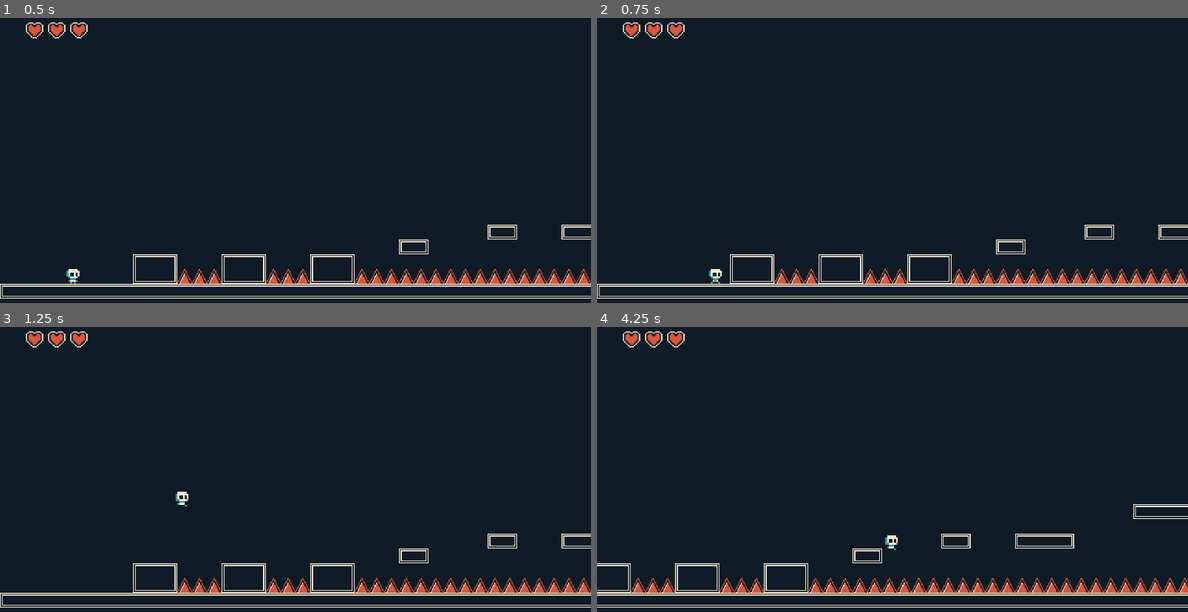
Above: before the commit, frames 1-4 (two rows, left to right).
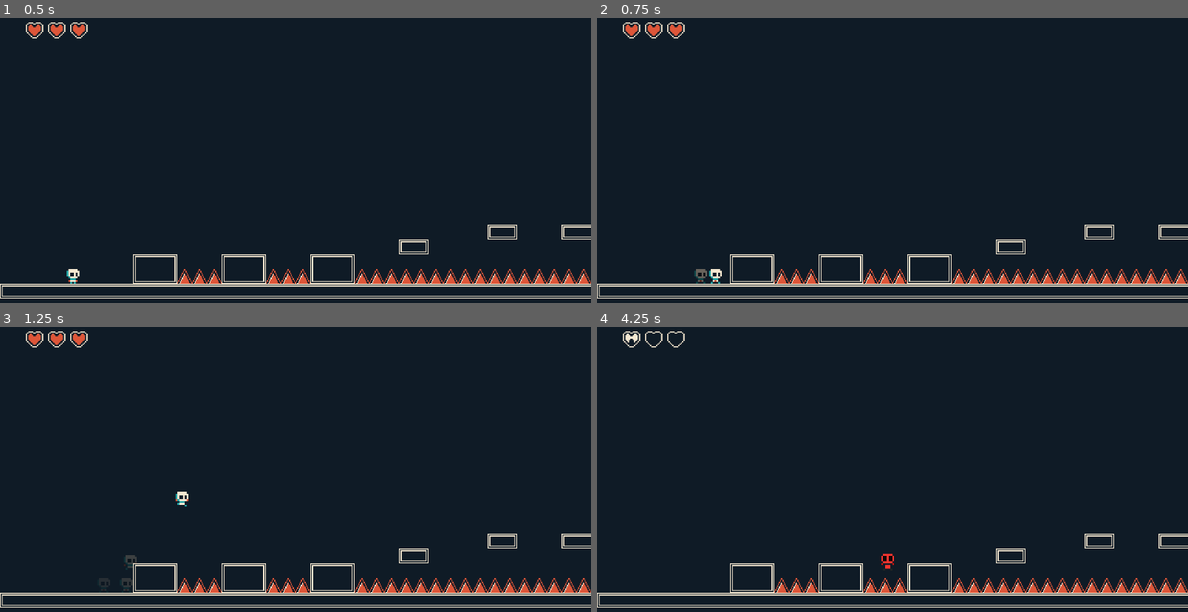
Above: after the commit, the same moments.

Repository: Vicenthresh/2d-platformer
Game: Godot game, scene res://levels/level.tscn
Two runs of this game, one before a commit and one after it. Both use one fixed random seed, a clock stepped at 60 frames per second and the inputs below.
Inputs:
- Up to frame 1 (0.5 s): no input
- Up to frame 2 (0.75 s): tap Enter (ui_accept) at 0.5 s; hold Right (ui_right) from 0.53 s (still down); tap Shift (dash) at 0.6 s
- Up to frame 3 (1.25 s): keep holding Right (ui_right); tap W (jump) at 0.77, 0.8, 1.07 s
- Up to frame 4 (4.25 s): tap W (jump) at 1.35, 1.52, 1.82, 2.3, 3.02, 3.32, 3.6, 3.77, 4.07 s; tap Shift (dash) at 1.55, 2.1, 2.85 s; release Right (ui_right) at 2.03 s; hold Left (ui_left) 2.03-2.78 s; hold Right (ui_right) from 2.78 s (still down)

Frame 1 is identical in both runs. In frame 2, less than 0.1% of the frame differs, in the area x 16-19%, y 88-94%; in frame 3, less than 0.1%; in frame 4, 4.4%, in the area x 0-100%, y 2-99%.

Commit message:
ghost effect

Diff:
--- /dev/null
+++ b/Ghost.gd
@@ -0,0 +1,25 @@
+extends Node2D
+@onready var animated = $animated
+
+func _ready():
+	ghosting()
+
+func set_properties(tx_pos, tx_scale, sprite_frames, animation,  frame, flip):
+	animated = get_node("animated")
+	position = tx_pos + Vector2(0, -4)
+	scale = tx_scale * 2
+	animated.sprite_frames = sprite_frames
+	animated.play(animation)
+	animated.frame = frame
+	animated.stop()
+	animated.flip_h = flip
+	#sprite_2d.frame = frame
+
+func ghosting():
+	var tween_fade = get_tree().create_tween()
+
+	tween_fade.tween_property(animated, 'self_modulate', Color(1, 1, 1, 0), 0.75)
+
+	await tween_fade.finished
+
+	queue_free()
--- /dev/null
+++ b/Player/ghost.tscn
@@ -0,0 +1,10 @@
+[gd_scene load_steps=2 format=3 uid="uid://bq6fn7pvlhc5b"]
+
+[ext_resource type="Script" path="res://Ghost.gd" id="2_8skxd"]
+
+[node name="Ghost" type="Node2D"]
+modulate = Color(0.458405, 0.458405, 0.458405, 1)
+show_behind_parent = true
+script = ExtResource("2_8skxd")
+
+[node name="animated" type="AnimatedSprite2D" parent="."]
--- a/Player/player.gd
+++ b/Player/player.gd
@@ -6,7 +6,12 @@
 @export var JUMP_VELOCITY: float = -300.0
 @export var max_running_speed: float = 180
 @export var max_air_speed: float = max_running_speed * 0.9
-@export var coyote_time: float = 0.1
+@export var coyote_time: float = 0.05
+
+# Ghost
+@export var ghost_node : PackedScene
+@onready var ghost_timer = $GhostTimer
+
 
 var direction
 var knockback: = Vector2.ZERO
@@ -74,6 +79,7 @@
 			can_jump = false
 
 	if Input.is_action_just_pressed("dash") and can_dash:
+		ghost_timer.start()
 		if (animSprite.flip_h):
 			dash_direction = Vector2(-1,0)
 		else:
@@ -83,6 +89,7 @@
 		can_dash = false
 		dashing = true
 		await get_tree().create_timer(0.3).timeout
+		ghost_timer.stop()
 		dashing = false
 
 	# Get the input direction and handle the movement/deceleration.
@@ -147,3 +154,12 @@
 
 func coyoteTimeout():
 	can_jump = false
+
+func add_ghost():
+	var ghost = ghost_node.instantiate()
+	ghost.set_properties(position, animSprite.scale, animSprite.sprite_frames, animSprite.animation, animSprite.frame, animSprite.flip_h)
+	get_tree().current_scene.add_child(ghost)
+
+
+func _on_ghost_timer_timeout():
+	add_ghost()
--- a/Player/player.tscn
+++ b/Player/player.tscn
@@ -1,7 +1,8 @@
-[gd_scene load_steps=16 format=3 uid="uid://b28qtdgpgwah2"]
+[gd_scene load_steps=19 format=3 uid="uid://b28qtdgpgwah2"]
 
 [ext_resource type="Script" path="res://Player/player.gd" id="1_ihejy"]
 [ext_resource type="Texture2D" uid="uid://c2el2t3a48x03" path="res://assets/player2-Sheet.png" id="2_8sp6c"]
+[ext_resource type="PackedScene" uid="uid://bq6fn7pvlhc5b" path="res://Player/ghost.tscn" id="2_yc8pk"]
 [ext_resource type="AudioStream" uid="uid://ci7v1myhwxlb4" path="res://assets/sounds/Bleep_01.wav" id="3_j3wwl"]
 [ext_resource type="AudioStream" uid="uid://cfuwoee4wbnvy" path="res://assets/sounds/Bleep_04.wav" id="3_jrfsn"]
 
@@ -9,9 +10,17 @@
 radius = 1.5
 height = 6.5
 
+[sub_resource type="AtlasTexture" id="AtlasTexture_u4wqu"]
+atlas = ExtResource("2_8sp6c")
+region = Rect2(32, 64, 16, 16)
+
 [sub_resource type="AtlasTexture" id="AtlasTexture_f2owg"]
 atlas = ExtResource("2_8sp6c")
 region = Rect2(0, 64, 16, 16)
+
+[sub_resource type="AtlasTexture" id="AtlasTexture_xqm6p"]
+atlas = ExtResource("2_8sp6c")
+region = Rect2(16, 64, 16, 16)
 
 [sub_resource type="AtlasTexture" id="AtlasTexture_whybk"]
 atlas = ExtResource("2_8sp6c")
@@ -49,11 +58,17 @@
 animations = [{
 "frames": [{
 "duration": 1.0,
+"texture": SubResource("AtlasTexture_u4wqu")
+}, {
+"duration": 1.0,
 "texture": SubResource("AtlasTexture_f2owg")
+}, {
+"duration": 1.0,
+"texture": SubResource("AtlasTexture_xqm6p")
 }],
 "loop": false,
 "name": &"damage",
-"speed": 5.0
+"speed": 10.0
 }, {
 "frames": [{
 "duration": 1.0,
@@ -103,6 +118,7 @@
 [node name="CharacterBody2D" type="CharacterBody2D"]
 scale = Vector2(2, 2)
 script = ExtResource("1_ihejy")
+ghost_node = ExtResource("2_yc8pk")
 
 [node name="Sprite2D" type="Sprite2D" parent="."]
 visible = false
@@ -117,7 +133,9 @@
 [node name="AnimatedSprite2D" type="AnimatedSprite2D" parent="."]
 position = Vector2(0, -2)
 sprite_frames = SubResource("SpriteFrames_qi3pj")
-animation = &"jump"
+animation = &"damage"
+frame = 1
+frame_progress = 1.0
 
 [node name="JumpSound" type="AudioStreamPlayer2D" parent="."]
 stream = ExtResource("3_jrfsn")
@@ -128,3 +146,8 @@
 stream = ExtResource("3_j3wwl")
 pitch_scale = 0.5
 bus = &"SFX"
+
+[node name="GhostTimer" type="Timer" parent="."]
+wait_time = 0.08
+
+[connection signal="timeout" from="GhostTimer" to="." method="_on_ghost_timer_timeout"]
